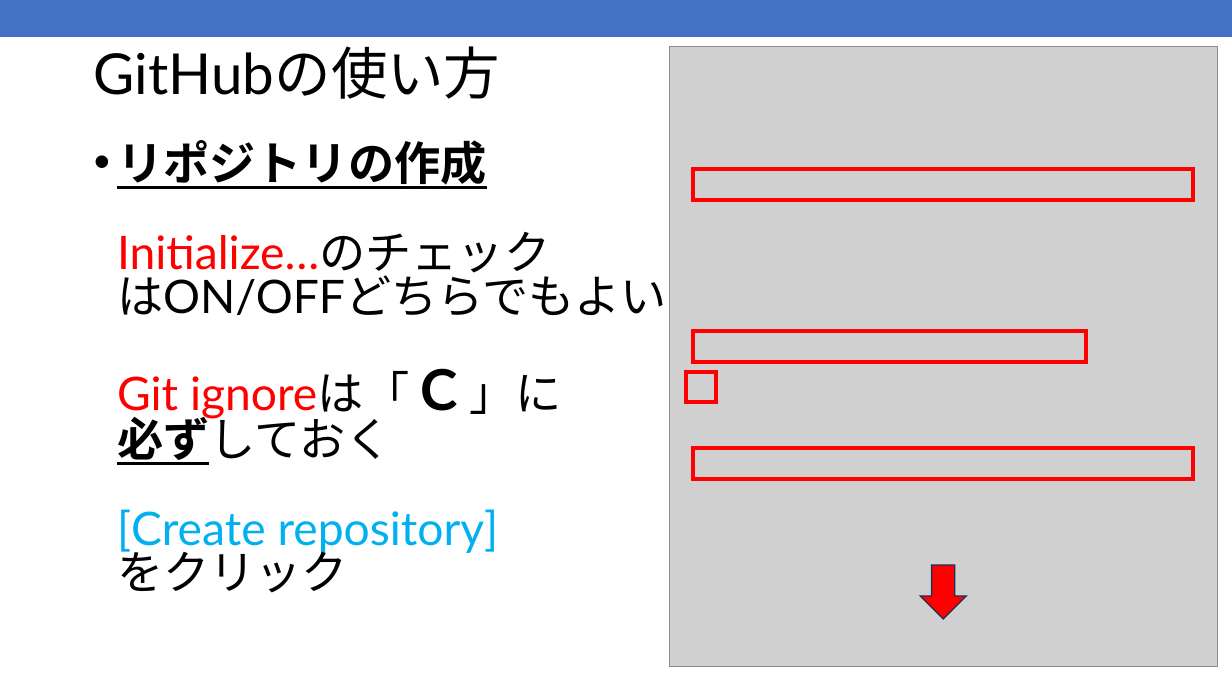
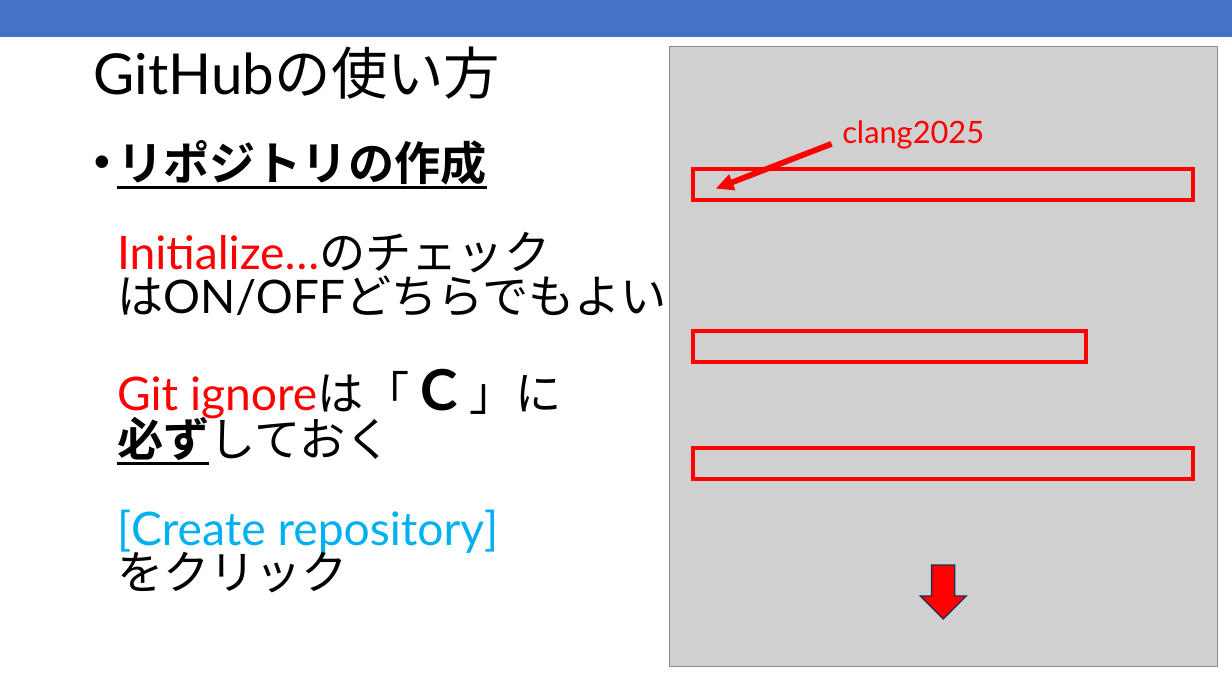
Before and after one commit to kic-murata/cpp2025, a slide deck: slide 41 of 授業資料/GitHub登録方法.pptx. Drawn at 1232x693 pixels with LibreOffice and Linux fonts; fonts in the diff are those of the drawing; grey boxes stand for pictures. Boxes give left, top, right and bottom in pixels: in the first picture for what was removed or moved away, otherwise in the second. Text is boxed around its words. In the diff, an @@ line names an element or a change of style, - is before the commit and + after.

```diff
--- a/授業資料/GitHub登録方法.pptx
+++ b/授業資料/GitHub登録方法.pptx
@@ arrow added from (832, 144) to (716, 189), #FF0000 4.5 pt @@
@@ text added at bbox=[842, 120, 984, 149], 24 pt, text #FF0000 @@
+clang2025
@@ rectangle removed at bbox=[686, 372, 716, 402] @@
```
Also in this commit, not shown: 4 other slides changed, 1 other file.
